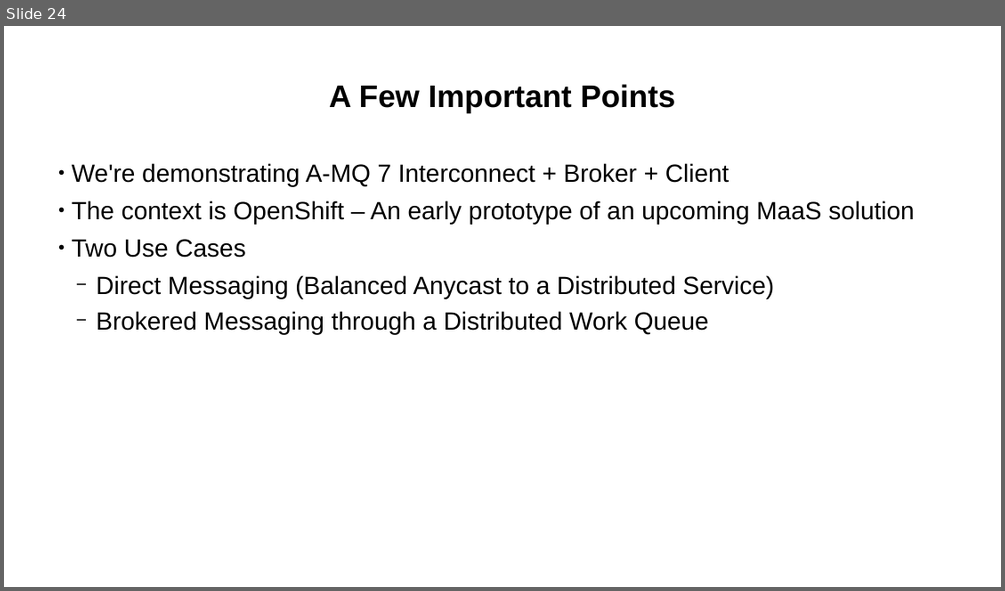
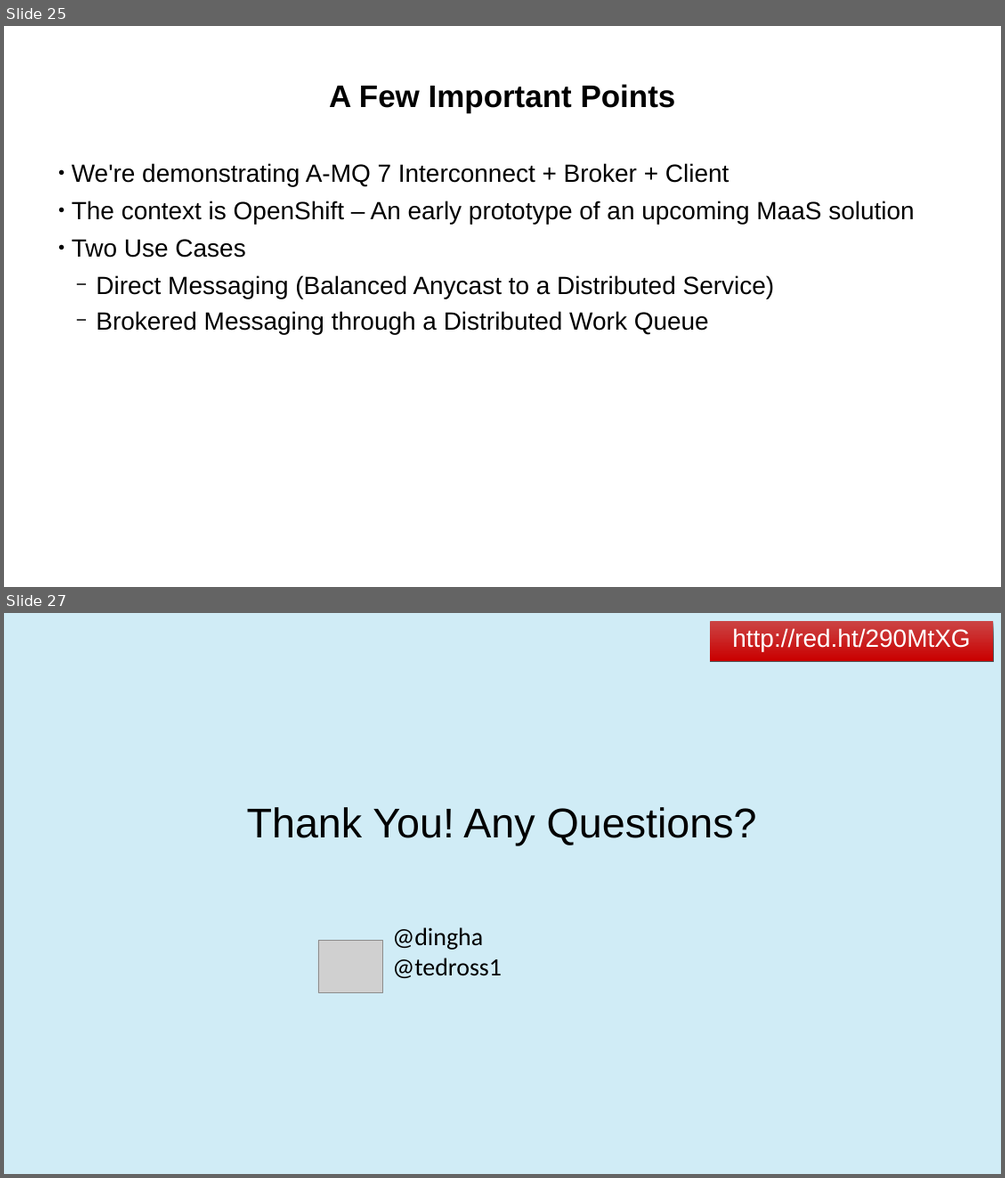
Before and after one commit to ted-ross/summit2016, a slide deck: slides/ElasticScale.odp. Shown one above the other, each under a label of ours: slide 24 before the commit, slides 25 and 27 after it; the slides between them are not shown. The pictures are 1005x591 and 1005x1178 pixels, drawn with LibreOffice and Linux fonts; fonts in the diff are those of the drawing; grey boxes stand for pictures; background and template pictures are left out. Boxes give left, top, right and bottom in pixels: in the first picture for what was removed or moved away, otherwise in the second. Text is boxed around its words. In the diff, an @@ line names an element or a change of style, - is before the commit and + after.

```diff
--- a/slides/ElasticScale.odp
+++ b/slides/ElasticScale.odp
@@ slide 27 added at (4, 613, 1001, 1174), background picture (left out) @@
@@ rectangle added at (710, 620, 993, 661), fill gradient #CB4545 to #CA0000, 48 pt, text #FFFFFF @@
+http://red.ht/290MtXG
@@ title added at (247, 807, 757, 845), 80 pt, text #000000 @@
+Thank You! Any Questions?
@@ text added at (392, 927, 502, 978), 48 pt, text #000000 @@
+@dingha @tedross1
@@ picture added at (318, 940, 382, 992) @@
@@ what was slide 24 is now slide 25 @@
```
Also in this commit, not shown: 2 slides changed, 3 other slides added, 2 slides removed, 1 other file.
